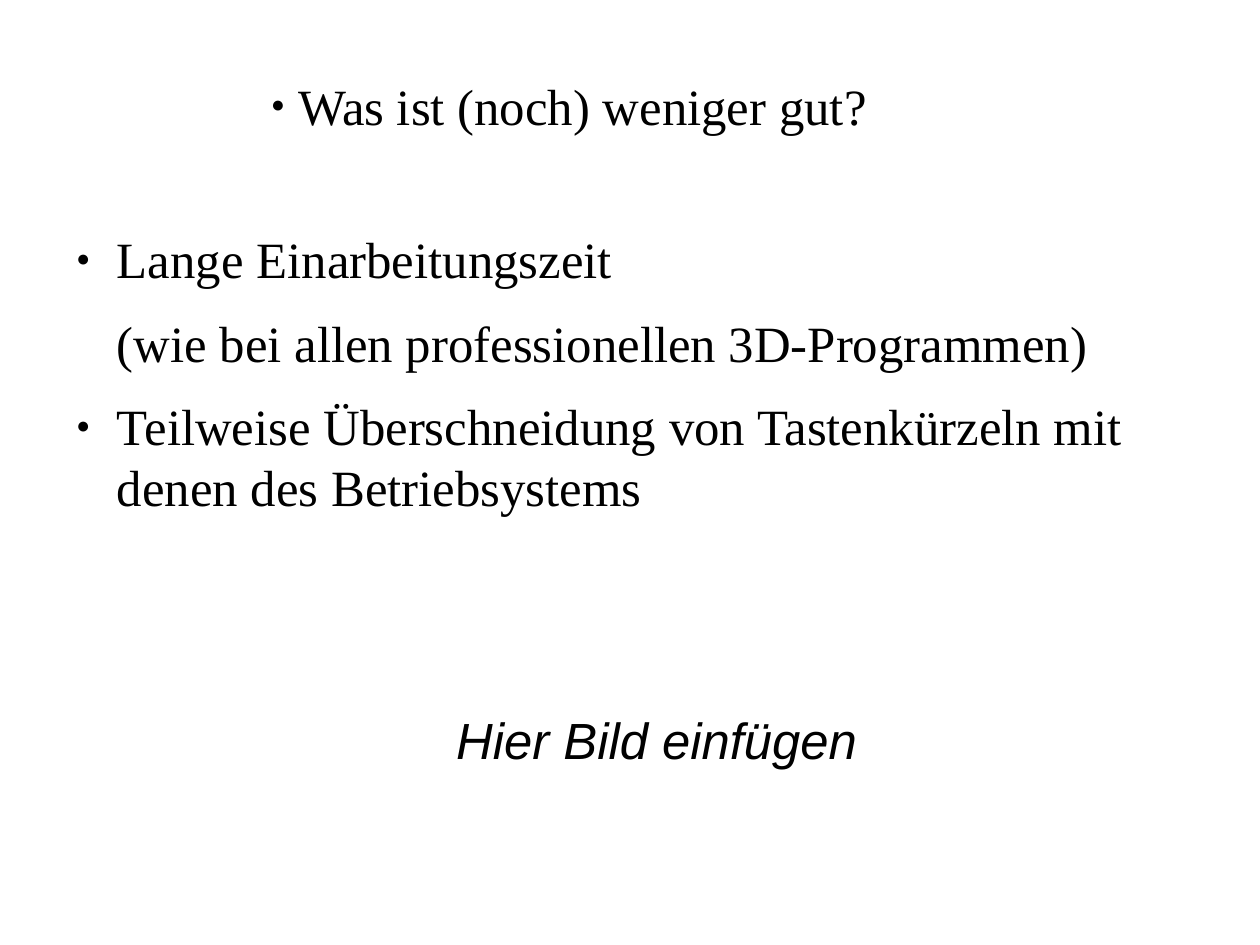
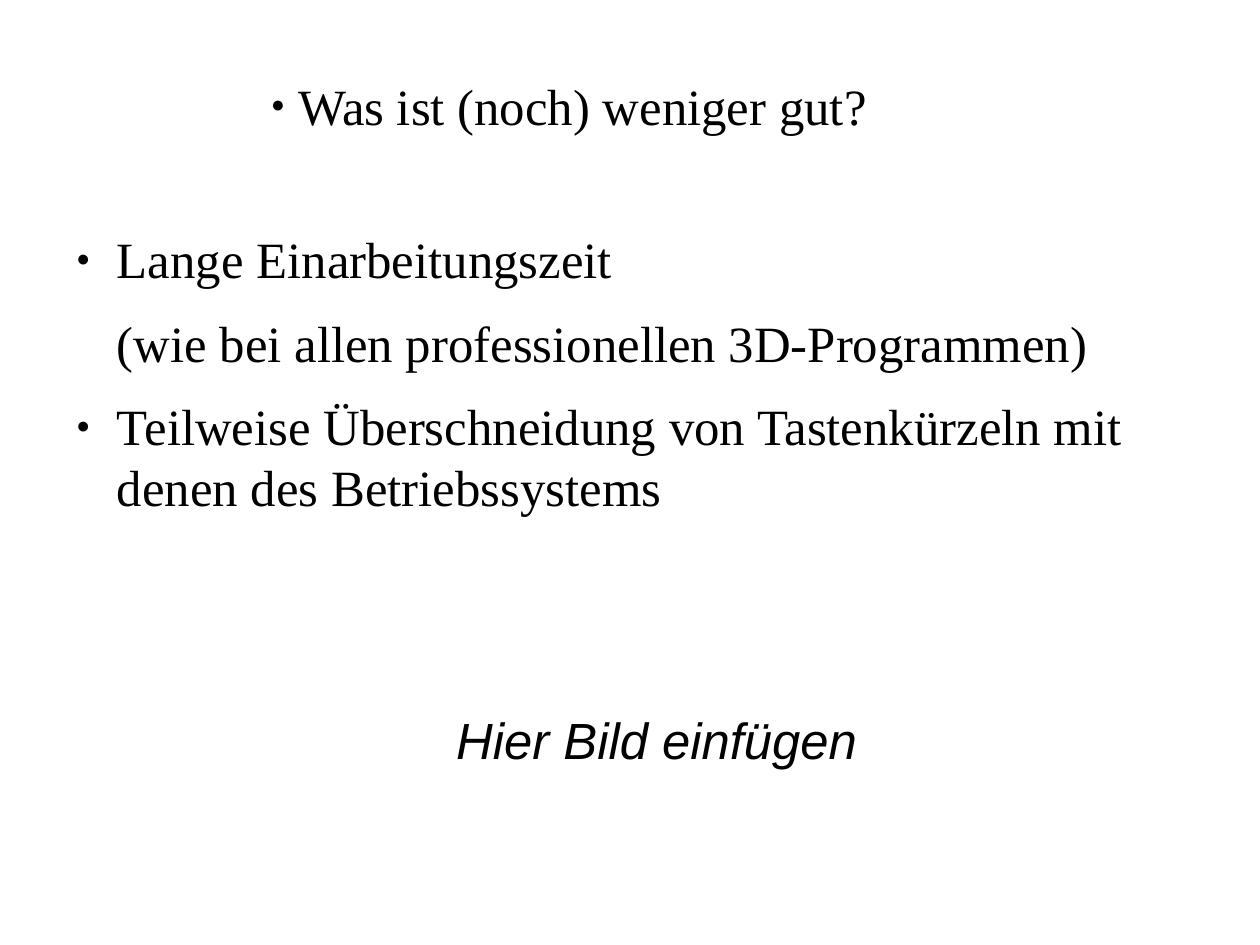
Before and after one commit to Blendertutorial/Praesentationen_LNdW_2017, a slide deck: slide 19 of Praes-Moeglichkeiten_in_Blender.odp. Drawn at 1260x945 pixels with LibreOffice and Linux fonts; fonts in the diff are those of the drawing; background and template pictures are left out. Boxes give left, top, right and bottom in pixels: in the first picture for what was removed or moved away, otherwise in the second. Text is boxed around its words. In the diff, an @@ line names an element or a change of style, - is before the commit and + after.

```diff
--- a/Praes-Moeglichkeiten_in_Blender.odp
+++ b/Praes-Moeglichkeiten_in_Blender.odp
@@ text at (117, 405, 1122, 516): text changed @@
-● Teilweise Überschneidung von Tastenkürzeln mit denen des Betriebsystems
+● Teilweise Überschneidung von Tastenkürzeln mit denen des Betriebssystems
```
Also in this commit, not shown: 3 other slides changed.
